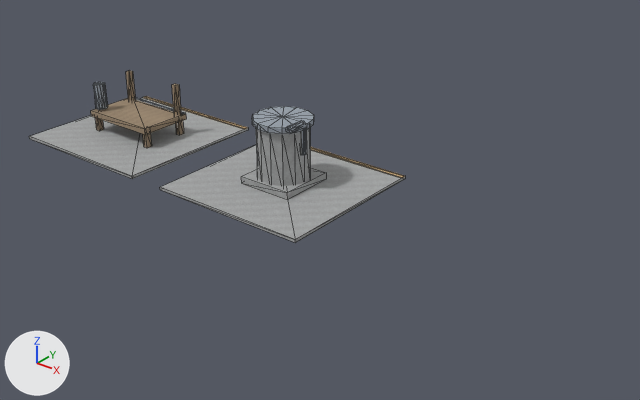
Two versions of the glTF model development/levels/primitive-props-v1/site-kits/level_blockout_kit_wld_11_p03.glb, one commit apart.
The view is the same before and after, from a 50 mm lens placed at (17.25, -16.21, 12.0), pointed at (1.34, 3.69, -0.34). The lights are fixed; the arrows at lower left show +X, +Y and +Z. The older version comes first. Mesh edges are drawn as thin lines. Vertices at exactly the same position are counted once.

The first picture shows 'level_blockout_kit_wld_11_p03'.
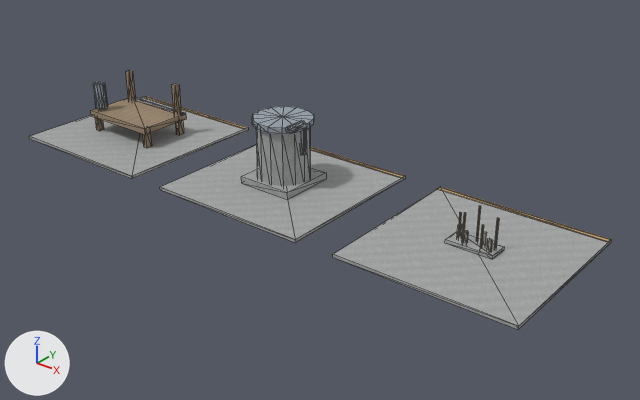
Pixel boxes (x1, y1, x2, y2) of what changed, in the pictures (640 x 400 px):
```json
{"object": "level_blockout_kit_wld_11_p03", "change": "reshaped", "before": [29, 70, 405, 243], "after": [29, 70, 611, 330], "on screen": "55% wider, 50% taller"}
{"part": 1, "of": "me_mourning_marsh_map_kit_contact_room", "change": "added", "after": [333, 189, 611, 330]}
{"part": 2, "of": "me_mourning_marsh_map_kit_contact_room", "change": "added", "after": [445, 231, 504, 259]}
{"part": 3, "of": "me_mourning_marsh_map_kit_contact_room", "change": "added", "after": [438, 187, 611, 242]}
{"part": 4, "of": "me_mourning_marsh_map_kit_contact_room", "change": "added", "after": [476, 206, 481, 242]}
{"part": 5, "of": "me_mourning_marsh_map_kit_contact_room", "change": "added", "after": [480, 225, 484, 249]}
{"part": 6, "of": "me_mourning_marsh_map_kit_contact_room", "change": "added", "after": [494, 218, 499, 248]}
{"part": 7, "of": "me_mourning_marsh_map_kit_contact_room", "change": "added", "after": [457, 224, 462, 237]}
{"part": 8, "of": "me_mourning_marsh_map_kit_contact_room", "change": "added", "after": [462, 231, 493, 252]}
```

Edits to the scene script, one JSON object a line:
```json
{"op": "add", "block": "img_image_4", "code": ["img_image_4 = load_image('Image_4', '_unpacked/Image_4', 32, 32, 'sRGB')"]}
{"op": "add", "block": "mat_blockout_canvas", "code": ["mat_blockout_canvas = bpy.data.materials.new('blockout_canvas')", "# colours: grey #b6b3a2", "# uses the picture img_image_4"]}
{"block": "me_mourning_marsh_map_kit_contact_room", "where": "# used by ob_level_blockout_kit_wld_11_p03; location = (0.0, 0.0, 0.0)"}
{"op": "remove", "block": "me_mourning_marsh_map_kit_contact_room", "code": "me_mourning_marsh_map_kit_contact_room.from_pydata(...)  # 234 vertices, 396 faces; spans x -9.82..2.83, y 0.7..6.3, z -0.11..2.27"}
{"op": "add", "block": "me_mourning_marsh_map_kit_contact_room", "code": "me_mourning_marsh_map_kit_contact_room.from_pydata(...)  # 360 vertices, 600 faces; spans x -9.82..9.82, y 0.7..6.3, z -0.11..2.27"}
{"block": "me_mourning_marsh_map_kit_contact_room", "change": "me_mourning_marsh_map_kit_contact_room part 1: a new loose piece, a box spanning x 4.175..9.825, y 0.7..6.3, z -0.11..-0.01, in mat_blockout_stone"}
{"block": "me_mourning_marsh_map_kit_contact_room", "change": "me_mourning_marsh_map_kit_contact_room part 2: a new loose piece, a box spanning x 6.25..7.75, y 3.175..3.825, z 0.005..0.105, in mat_blockout_stone"}
{"block": "me_mourning_marsh_map_kit_contact_room", "change": "me_mourning_marsh_map_kit_contact_room part 3: a new loose piece, a box spanning x 4.175..9.825, y 6.11..6.29, z -0.013..0.002, in mat_blockout_accent"}
{"block": "me_mourning_marsh_map_kit_contact_room", "change": "me_mourning_marsh_map_kit_contact_room part 4: a new loose piece, a 6-sided cylinder along z spanning x 6.973..7.027, y 3.617..3.663, z 0.005..1.205, in mat_blockout_wood"}
{"block": "me_mourning_marsh_map_kit_contact_room", "change": "me_mourning_marsh_map_kit_contact_room part 5: a new loose piece, a 6-sided cylinder along z spanning x 7.263..7.317, y 3.337..3.383, z 0.005..0.825, in mat_blockout_wood"}
{"block": "me_mourning_marsh_map_kit_contact_room", "change": "me_mourning_marsh_map_kit_contact_room part 6: a new loose piece, a 6-sided cylinder along z spanning x 7.553..7.607, y 3.617..3.663, z 0.005..1.015, in mat_blockout_wood"}
{"block": "me_mourning_marsh_map_kit_contact_room", "change": "me_mourning_marsh_map_kit_contact_room part 7: a new loose piece, a box spanning x 6.418..6.483, y 3.535..3.665, z 0.0..0.47, in mat_blockout_canvas"}
{"block": "me_mourning_marsh_map_kit_contact_room", "change": "me_mourning_marsh_map_kit_contact_room part 8"}
{"block": "me_mourning_marsh_map_kit_contact_room", "change": "12 vertices are added at x 6.72..7.62, y 3.28..3.65, z 0.0"}
{"block": "me_mourning_marsh_map_kit_contact_room", "change": "12 new vertices lie (0.0, 0.0, 0.47) away from vertices in x 6.72..7.62, y 3.28..3.65, z 0.0"}
{"block": "me_mourning_marsh_map_kit_contact_room", "change": "36 new faces join them, mat_blockout_canvas"}
{"block": "me_mourning_marsh_map_kit_contact_room", "change": "other edits to the shape of me_mourning_marsh_map_kit_contact_room do not show in these pictures"}
{"op": "add", "block": "me_mourning_marsh_map_kit_contact_room", "code": "me_mourning_marsh_map_kit_contact_room.materials.append(mat_blockout_canvas)"}
```
